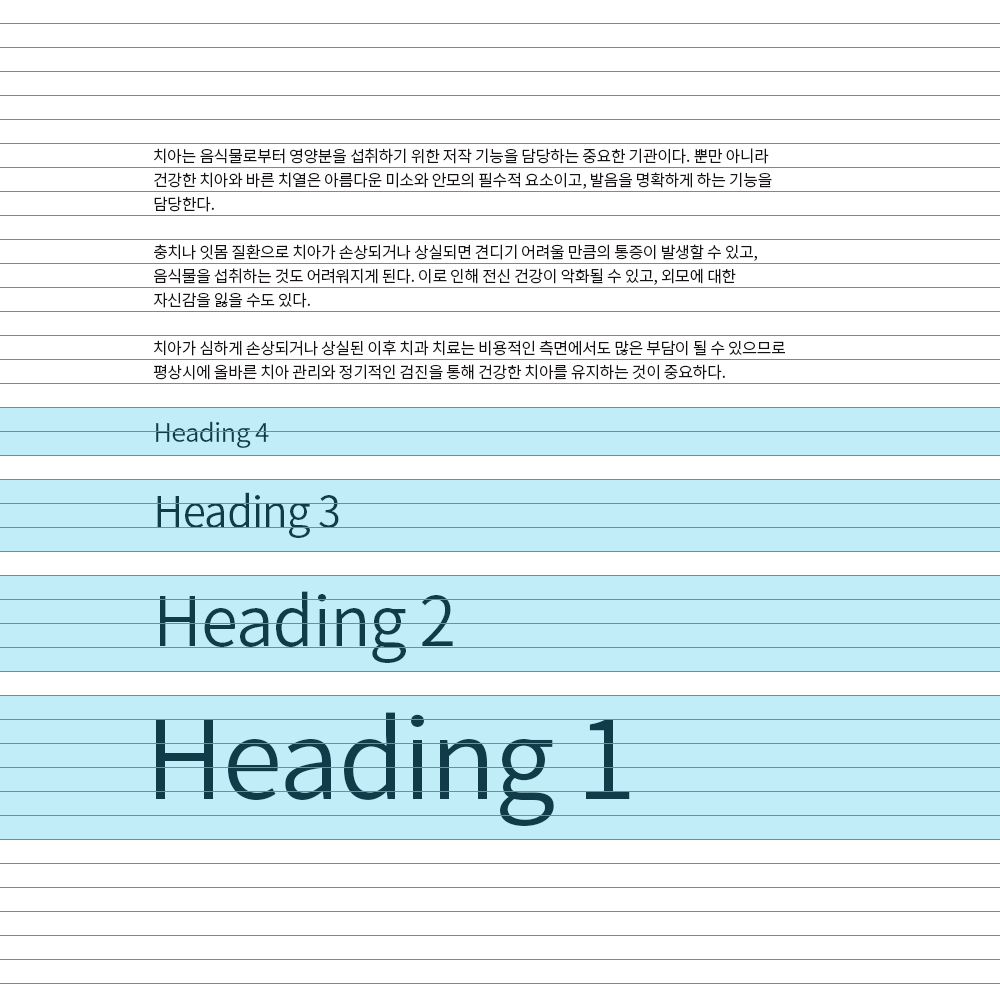
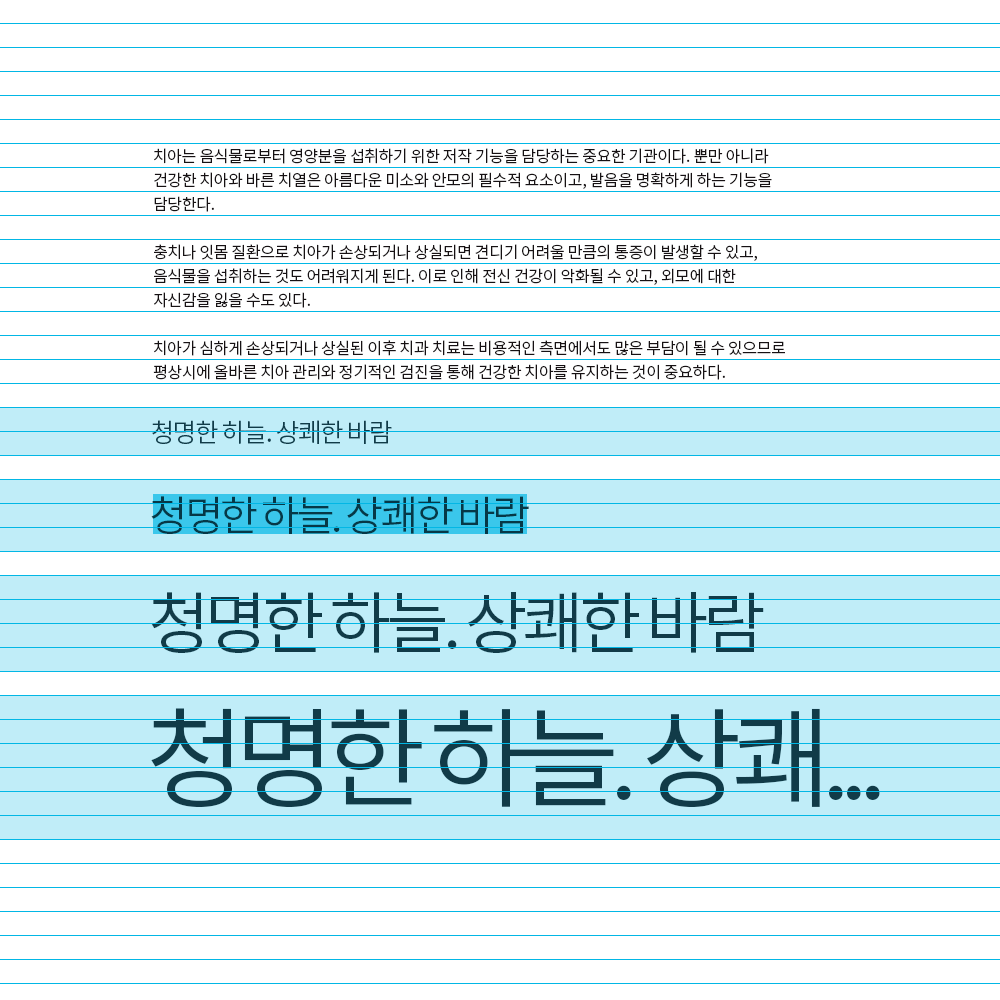
Layer changes from the first 1000px x 1000px image to the second:
added layer "Rectangle 1" (multiply, 70%) in group "Headings" over bbox(153, 494, 527, 534)
renamed "Heading 1" to "청명한 하늘. 상쾌...", painted on it over bbox(151, 708, 880, 826)
renamed "Heading 2" to "청명한 하늘. 상쾌한 바람", painted on it over bbox(151, 591, 764, 663)
renamed "Heading 3" to "청명한 하늘. 상쾌한 바람", painted on it over bbox(151, 492, 529, 538)
renamed "Heading 4" to "청명한 하늘. 상쾌한 바람", painted on it over bbox(152, 420, 392, 448)
